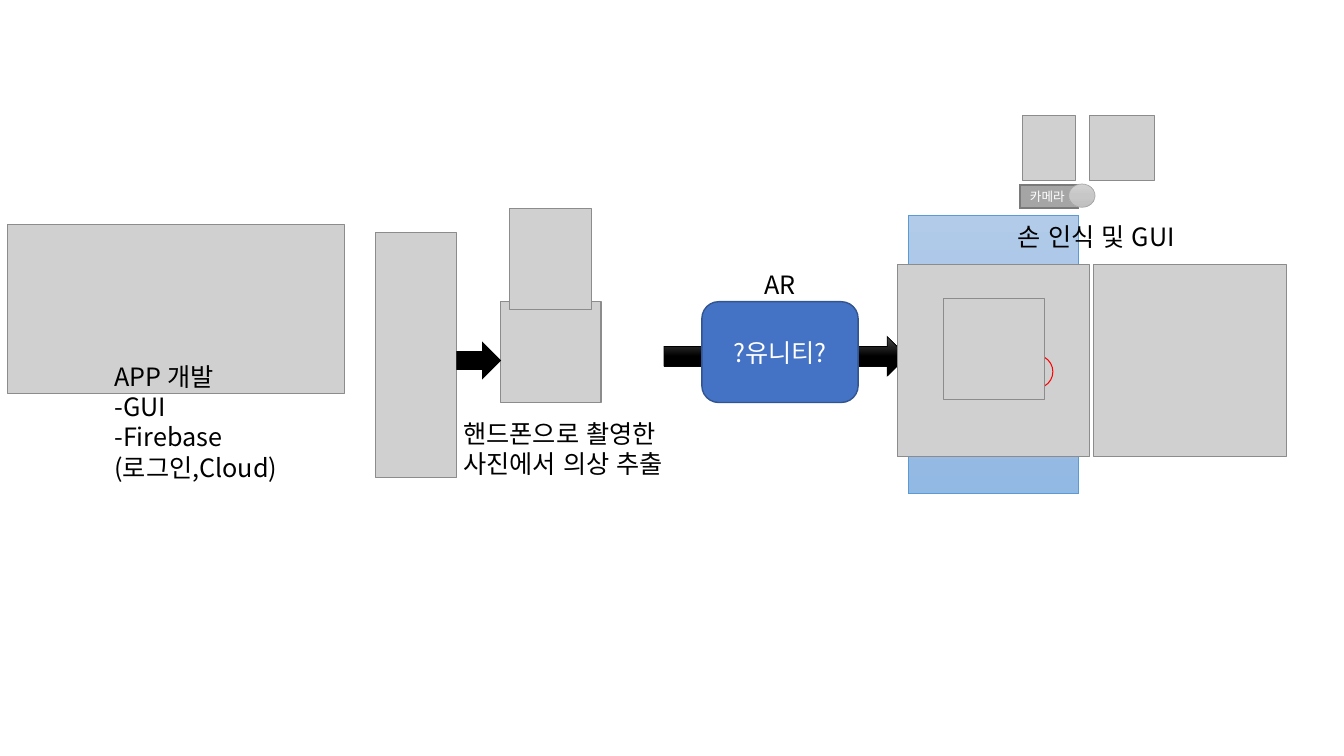
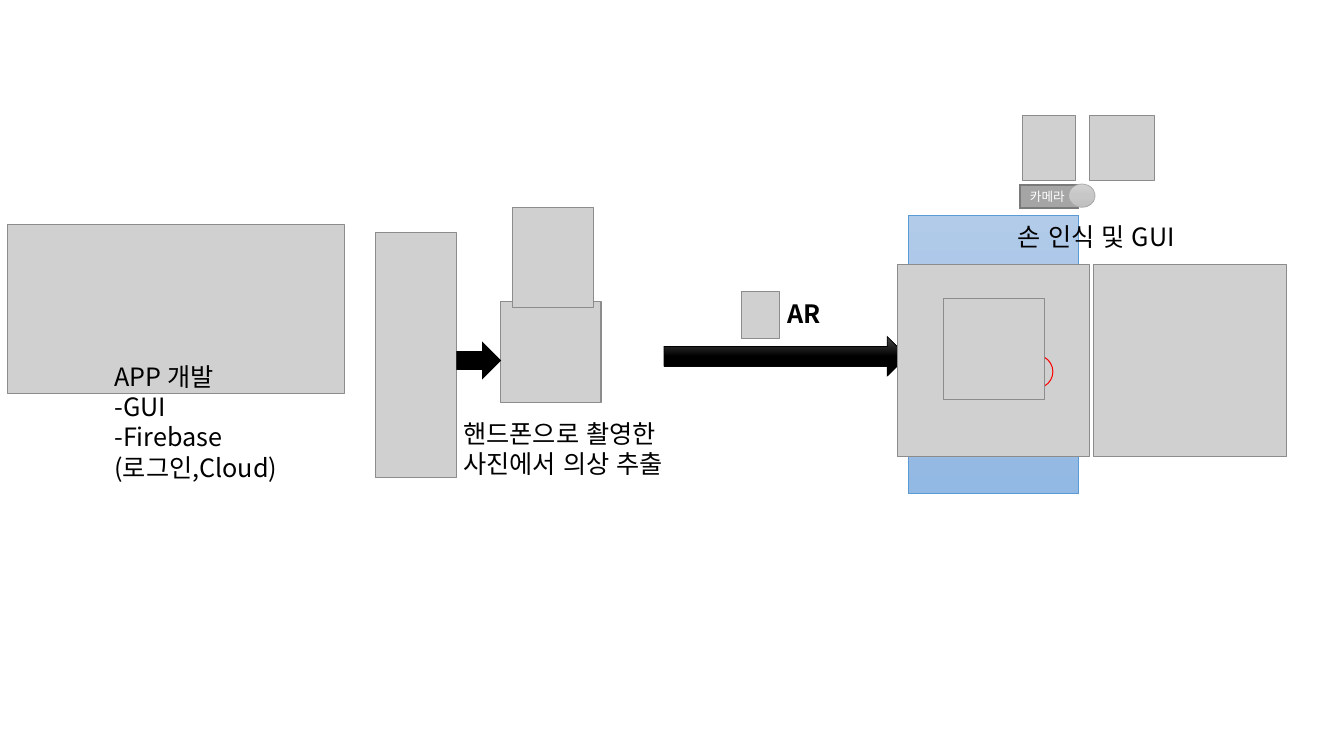
Before and after one commit to shb0328/report, a slide deck: slide 1 of unnamed.pptx. Drawn at 1344x756 pixels with LibreOffice and Linux fonts; fonts in the diff are those of the drawing; grey boxes stand for pictures. Boxes give left, top, right and bottom in pixels: in the first picture for what was removed or moved away, otherwise in the second. Text is boxed around its words. In the diff, an @@ line names an element or a change of style, - is before the commit and + after.

Commit message:
*확인바람* AR 부분에 unity 제거 추가해야 하거나 수정할 부분 있으면 카톡바람!

```diff
--- a/unnamed.pptx
+++ b/unnamed.pptx
@@ picture added at (x1=741, y1=291, x2=779, y2=339) @@
@@ text "AR" moved from (x1=764, y1=275, x2=795, y2=294) to (x1=787, y1=304, x2=820, y2=323) @@
@@ text "AR" at (x1=787, y1=304, x2=820, y2=323): bold on @@
@@ rounded rectangle removed at (x1=702, y1=301, x2=858, y2=402) @@
-?유니티?
```
